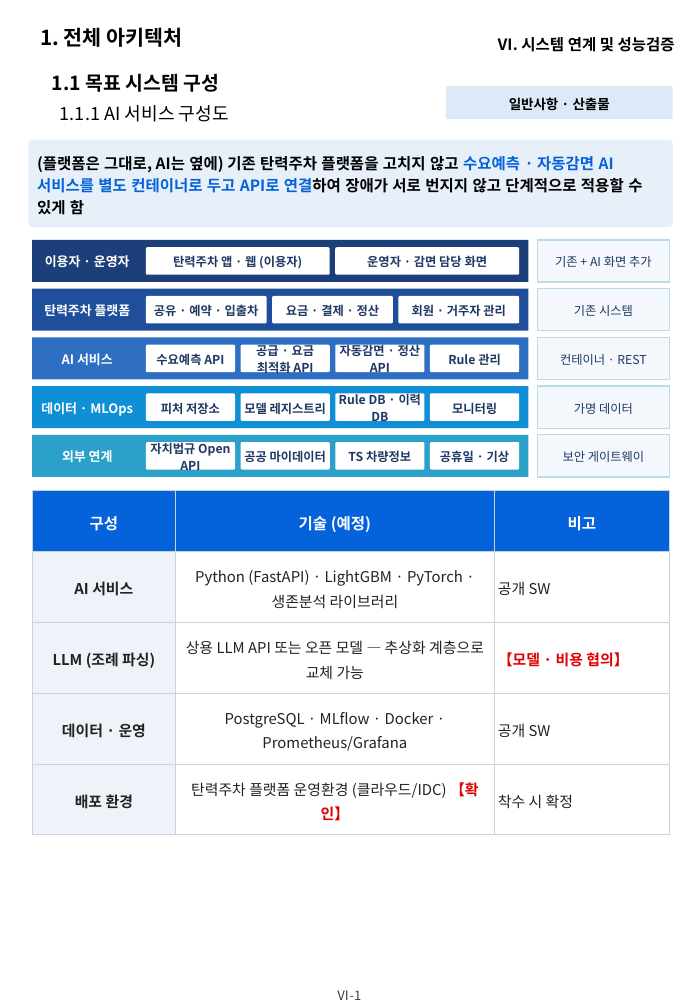
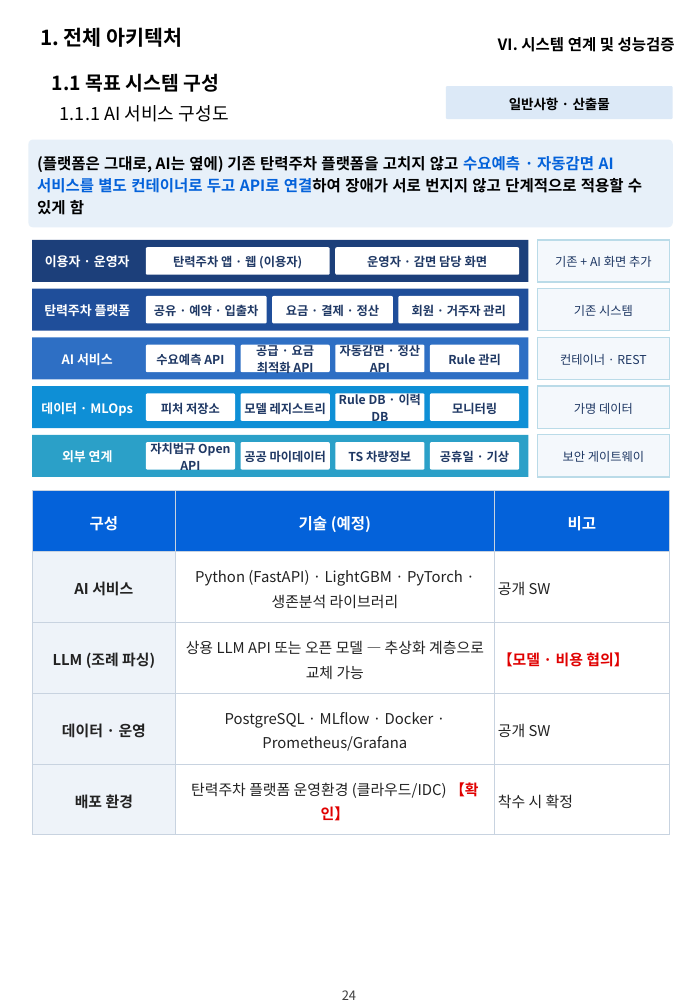
Before and after one commit to hwangsteeve-tech/hbjw, a slide deck: slide 32 of proposals/2026-11_dsit-parking-ai/dsit_proposal.pptx. Drawn at 698x1008 pixels with LibreOffice and Linux fonts; fonts in the diff are those of the drawing; background and template pictures are left out. Boxes give left, top, right and bottom in pixels: in the first picture for what was removed or moved away, otherwise in the second. Text is boxed around its words. In the diff, an @@ line names an element or a change of style, - is before the commit and + after.

```diff
--- a/proposals/2026-11_dsit-parking-ai/dsit_proposal.pptx
+++ b/proposals/2026-11_dsit-parking-ai/dsit_proposal.pptx
@@ text at box(342, 990, 356, 1000): text changed @@
-Ⅵ-1
+24
```
Also in this commit, not shown: 29 other slides changed, 3 other files.
